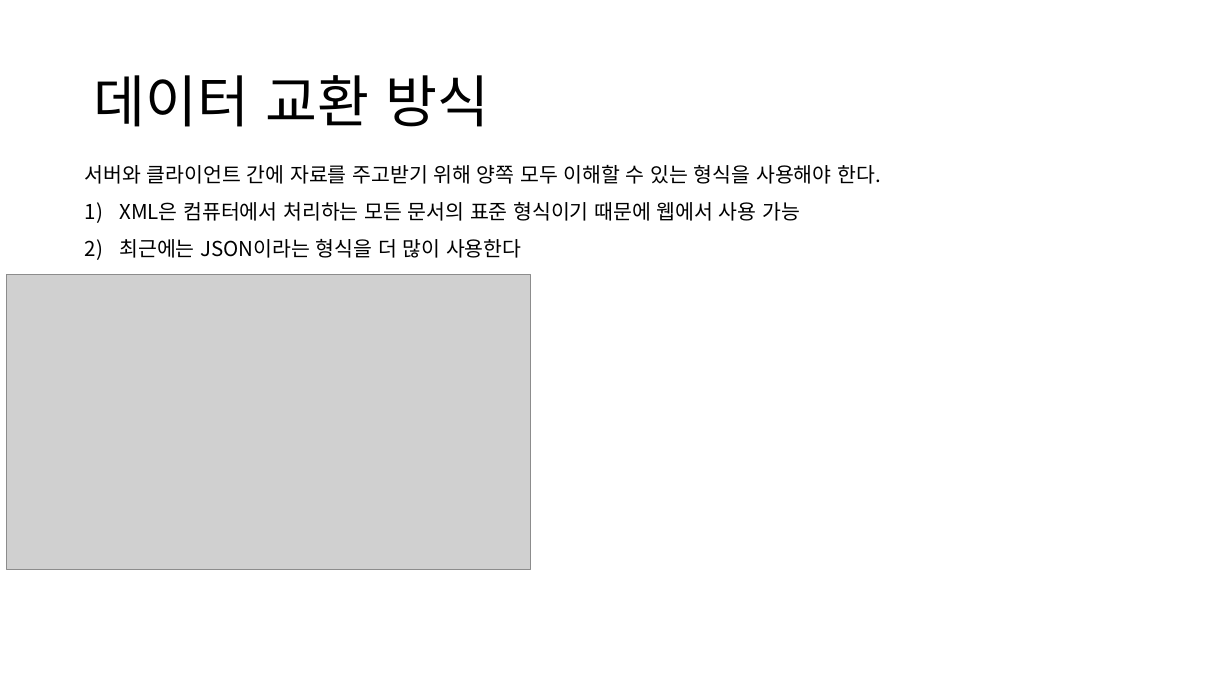
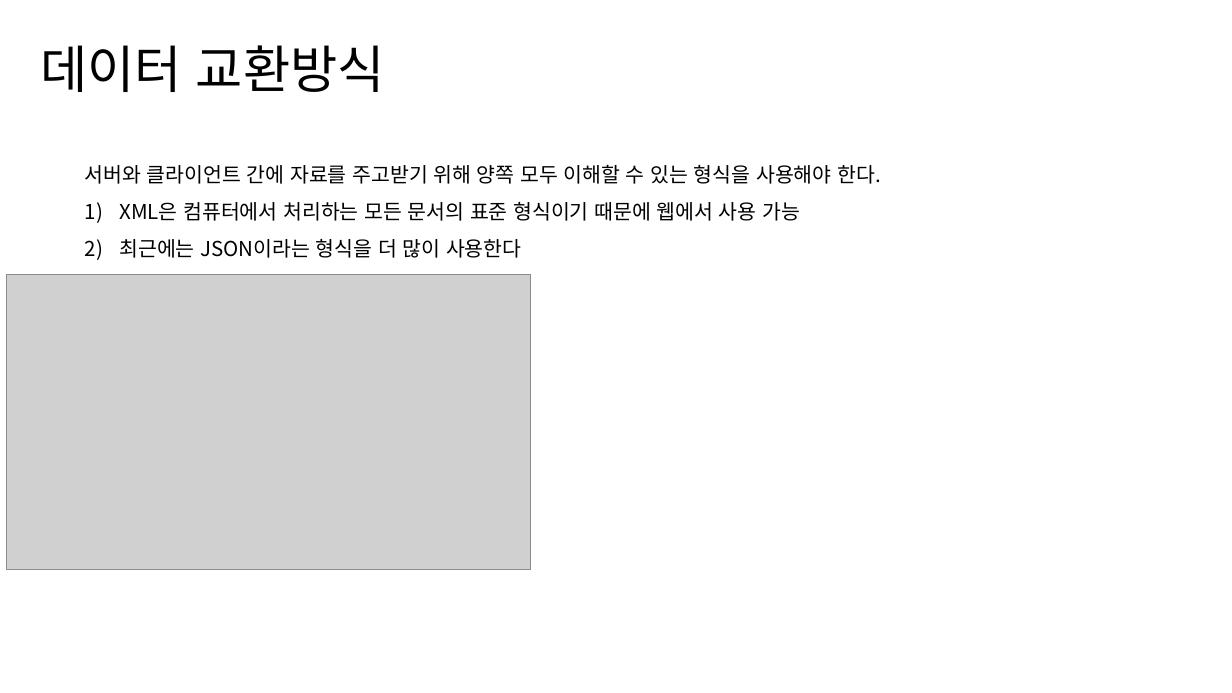
Before and after one commit to hizerdfo/poly_data_javascript_2023, a slide deck: slide 3 of 331-HTTP 통신/331-2.json.pptx. Drawn at 1232x693 pixels with LibreOffice and Linux fonts; fonts in the diff are those of the drawing; grey boxes stand for pictures. Boxes give left, top, right and bottom in pixels: in the first picture for what was removed or moved away, otherwise in the second. Text is boxed around its words. In the diff, an @@ line names an element or a change of style, - is before the commit and + after.

```diff
--- a/331-HTTP 통신/331-2.json.pptx
+++ b/331-HTTP 통신/331-2.json.pptx
@@ text "데이터 교환방식" at (40, 45, 385, 92): vertical alignment middle to top @@
@@ text at (40, 45, 385, 92): text changed; size 44 to 40 pt @@
-데이터 교환 방식
+데이터 교환방식
```
Also in this commit, not shown: 7 other slides changed, 44 other files.
